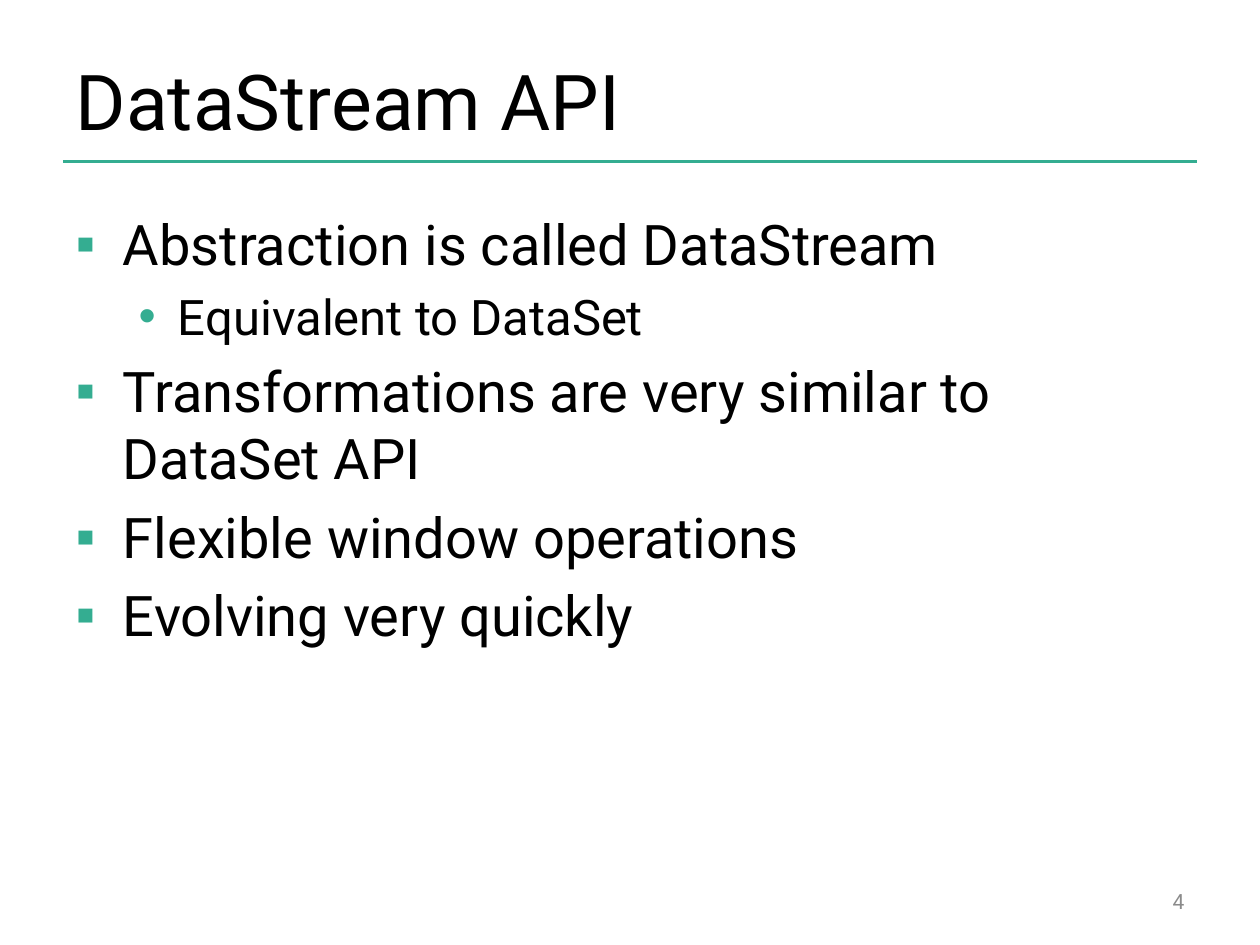
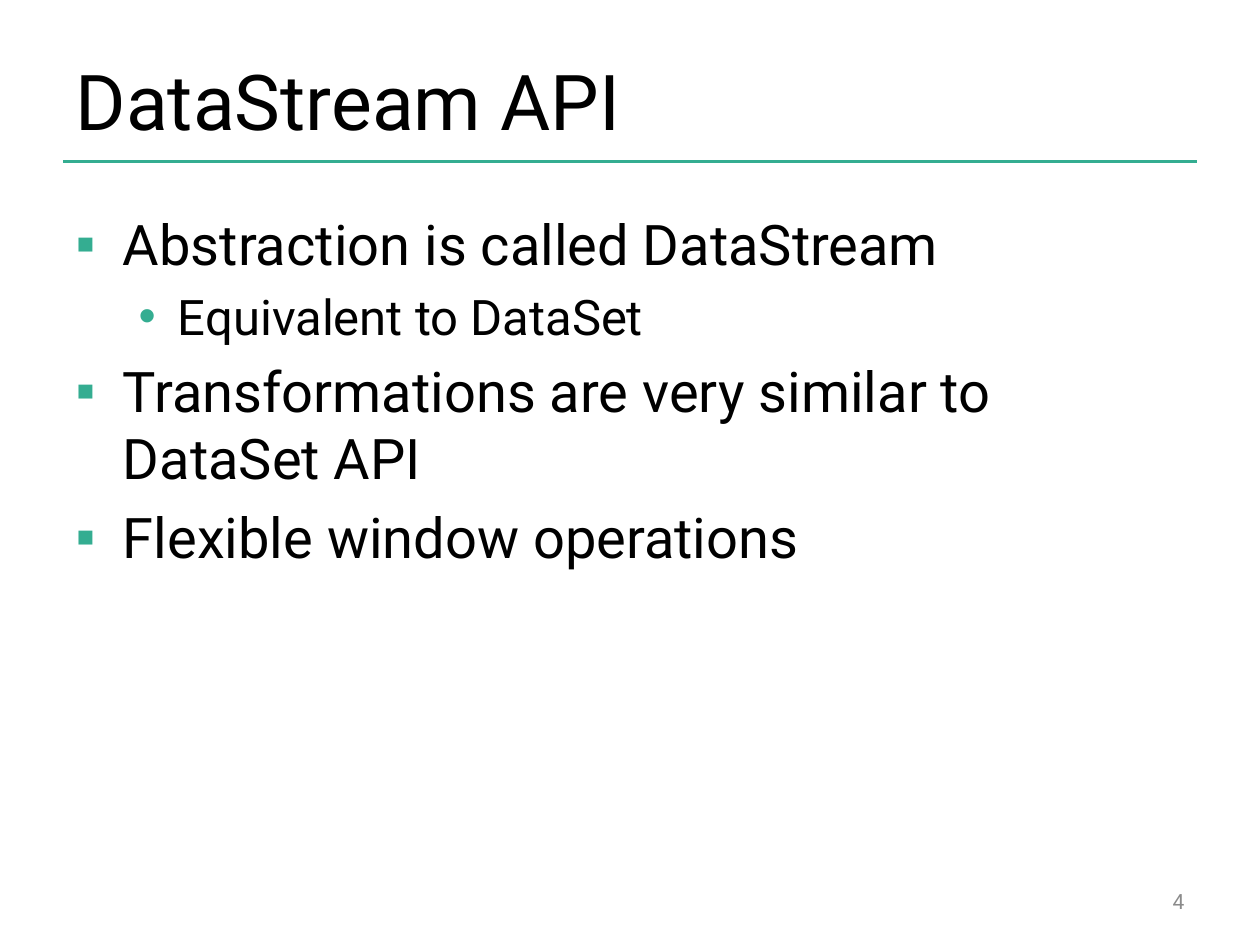
Before and after one commit to dataArtisans/flink-training-web, a slide deck: slide 4 of slides/closing.pptx. Drawn at 1260x945 pixels with LibreOffice and Linux fonts; fonts in the diff are those of the drawing; background and template pictures are left out. Boxes give left, top, right and bottom in pixels: in the first picture for what was removed or moved away, otherwise in the second. Text is boxed around its words. In the diff, an @@ line names an element or a change of style, - is before the commit and + after.

```diff
--- a/slides/closing.pptx
+++ b/slides/closing.pptx
@@ text at (123,594,633,648): paragraph removed @@
-▪ Evolving very quickly
```
Also in this commit, not shown: 3 other slides changed, 2 slides removed, 3 other files.
